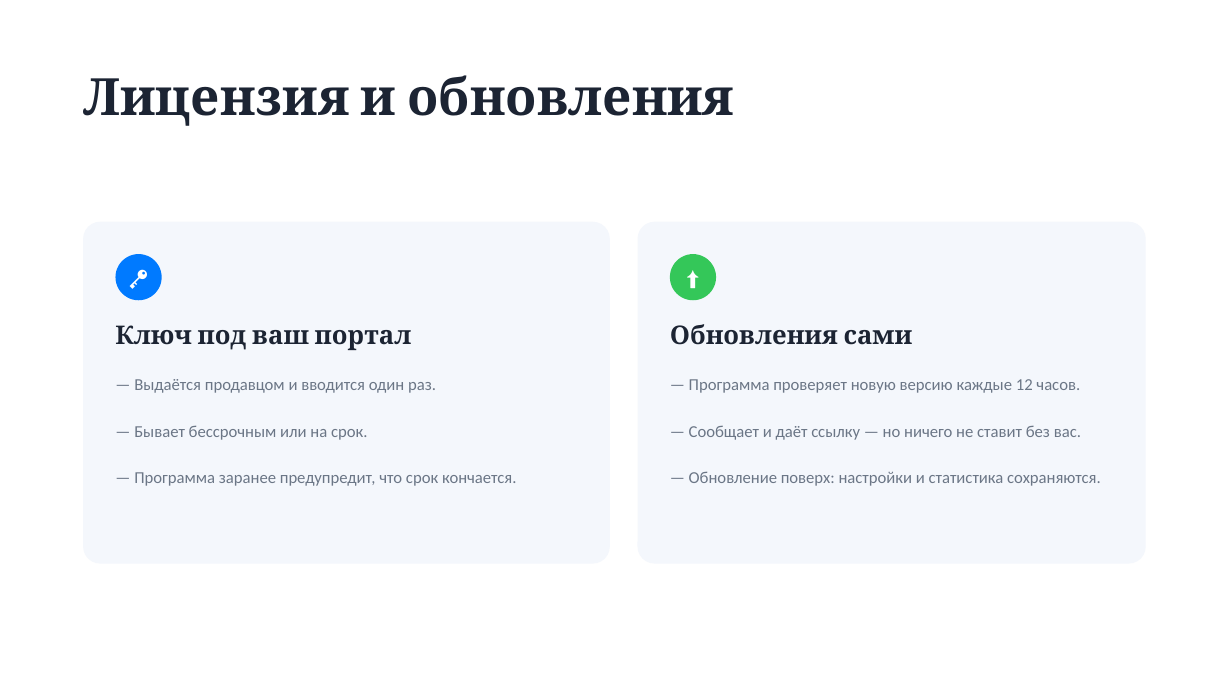
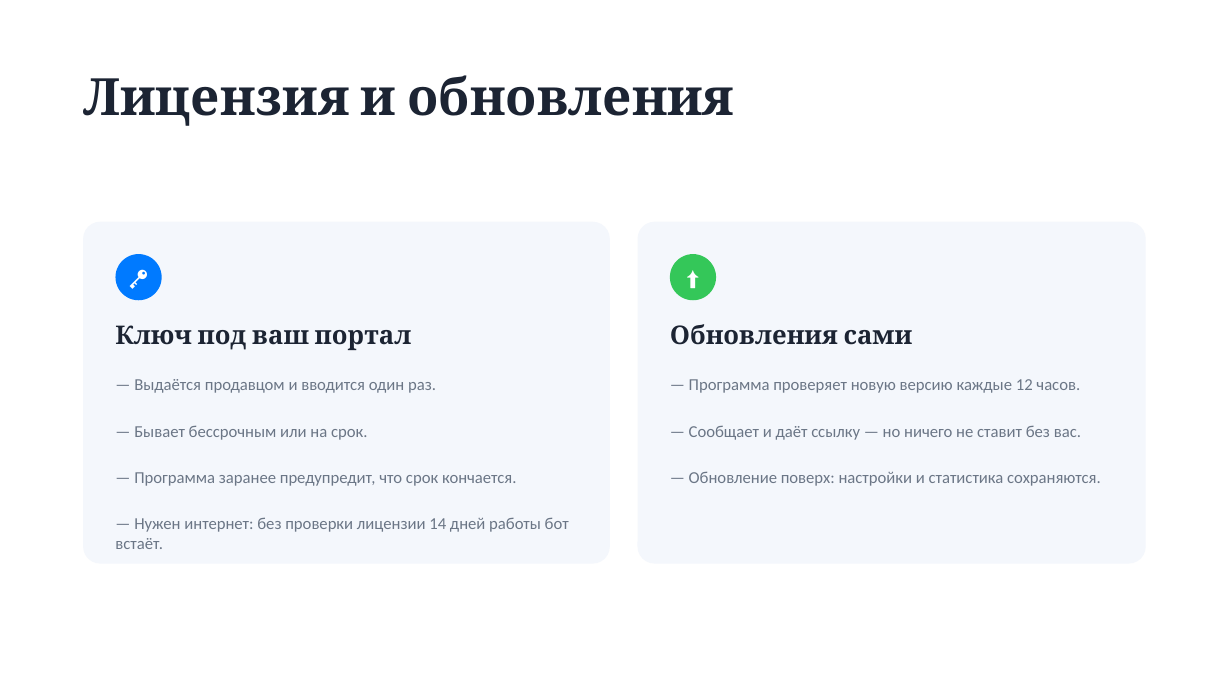
Before and after one commit to bgt29/app-status, a slide deck: slide 9 of Prezentaciya-bot-dlya-zayavok.pptx. Drawn at 1232x693 pixels with LibreOffice and Linux fonts; fonts in the diff are those of the drawing. Boxes give left, top, right and bottom in pixels: in the first picture for what was removed or moved away, otherwise in the second. Text is boxed around its words. In the diff, an @@ line names an element or a change of style, - is before the commit and + after.

```diff
--- a/Prezentaciya-bot-dlya-zayavok.pptx
+++ b/Prezentaciya-bot-dlya-zayavok.pptx
@@ text added at [115, 517, 569, 549], 13 pt, text #6B7686 @@
+— Нужен интернет: без проверки лицензии 14 дней работы бот встаёт.
```
Also in this commit, not shown: 2 other slides changed.
